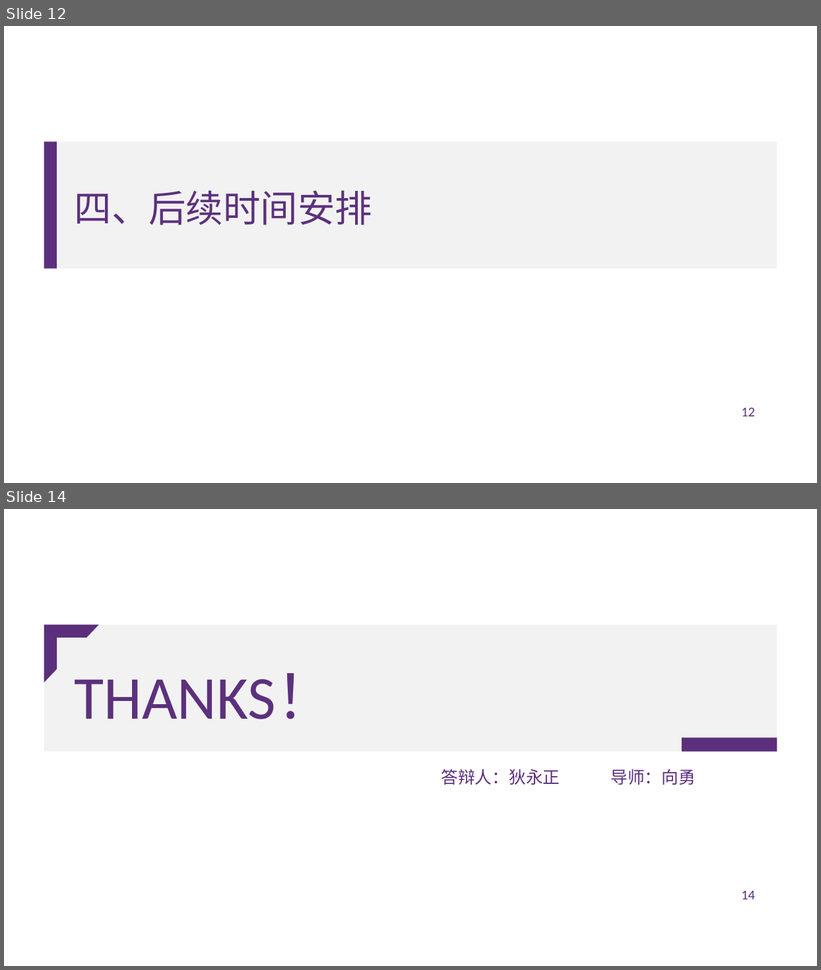
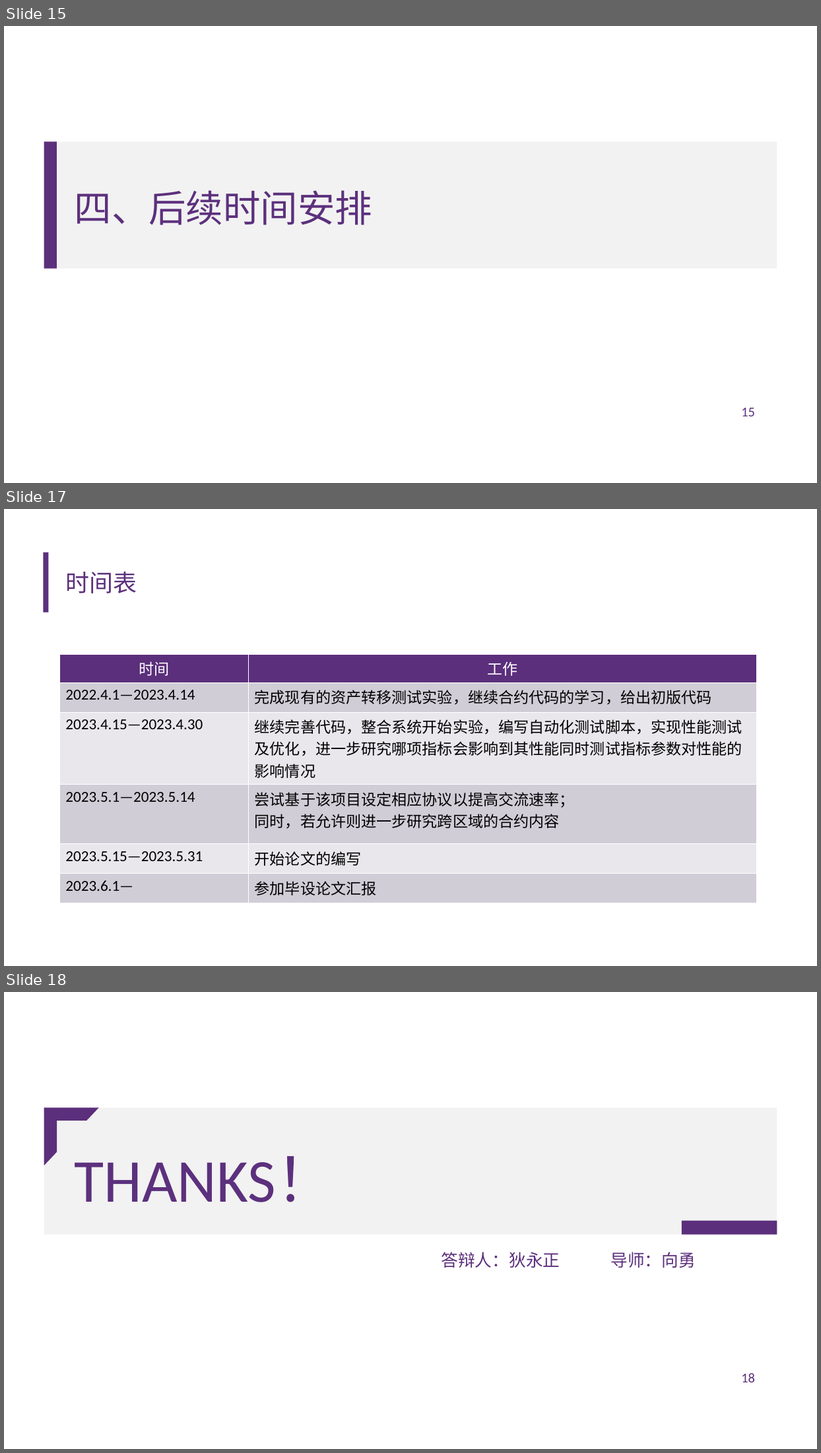
Before and after one commit to diyz19/GraduationDesign, a slide deck: 中期报告.pptx. Shown one above the other, each under a label of ours: slides 12 and 14 before the commit, slides 15, 17 and 18 after it; the slides between them are not shown. The pictures are 821x970 and 821x1453 pixels, drawn with LibreOffice and Linux fonts; fonts in the diff are those of the drawing; background and template pictures are left out. Boxes give left, top, right and bottom in pixels: in the first picture for what was removed or moved away, otherwise in the second. Text is boxed around its words. In the diff, an @@ line names an element or a change of style, - is before the commit and + after.

```diff
--- a/中期报告.pptx
+++ b/中期报告.pptx
@@ slide 17 added at [4,509,817,966], background #FFFFFF @@
@@ rounded rectangle added at [43,553,48,612], fill #5C307D @@
@@ title added at [66,572,137,593], 28 pt, text #5C307D @@
+时间表
@@ table added at [59,655,757,898], 6 rows, 2 columns @@
+时间 | 工作
+2022.4.1—2023.4.14 | 完成现有的资产转移测试实验，继续合约代码的学习，给出初版代码
+2023.4.15—2023.4.30 | 继续完善代码，整合系统开始实验，编写自动化测试脚本，实现性能测试及优化，进一步研究哪项指标会影响到其性能同时测试指标参数对性能的影响情况
+2023.5.1—2023.5.14 | 尝试基于该项目设定相应协议以提高交流速率； / 同时，若允许则进一步研究跨区域的合约内容
+2023.5.15—2023.5.31 | 开始论文的编写
+2023.6.1— | 参加毕设论文汇报
@@ page number added at [741,903,755,904], 16 pt, text #5C2F7D @@
+17
@@ what was slide 12 is now slide 15 @@
@@ page number at [741,407,755,417]: text changed @@
-12
+15
@@ what was slide 14 is now slide 18 @@
@@ page number at [741,1373,755,1383]: text changed @@
-14
+18
```
Also in this commit, not shown: 7 slides changed, 3 other slides added.
